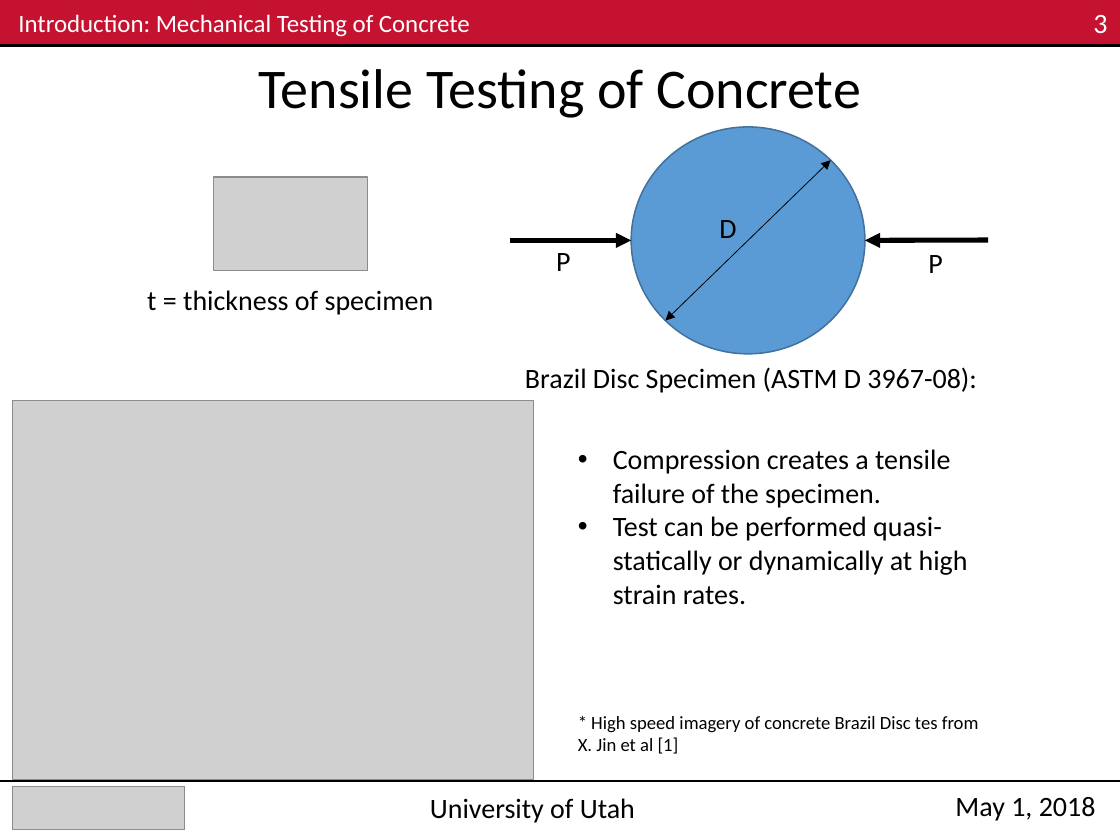
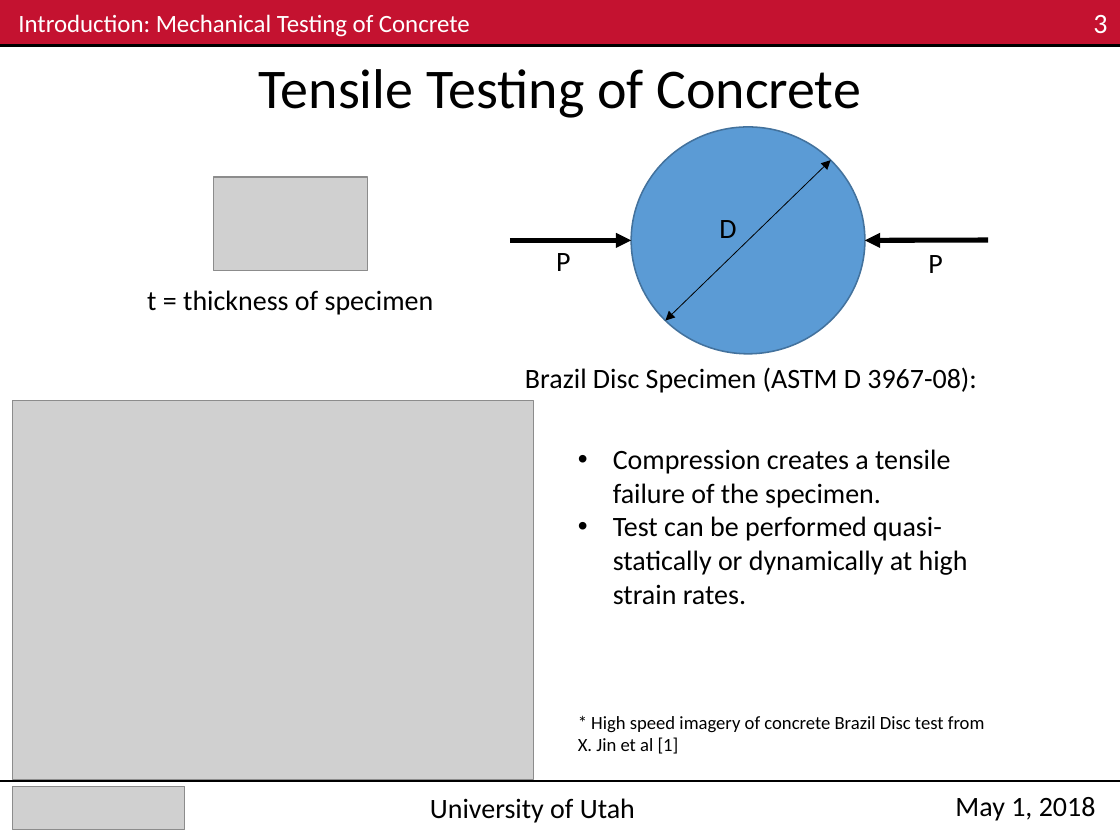
Before and after one commit to Mar-ten/PMAA_Fracture, a slide deck: slide 3 of ME EN 6960_Group4_Exp3_Final.pptx. Drawn at 1120x840 pixels with LibreOffice and Linux fonts; fonts in the diff are those of the drawing; grey boxes stand for pictures. Boxes give left, top, right and bottom in pixels: in the first picture for what was removed or moved away, otherwise in the second. Text is boxed around its words. In the diff, an @@ line names an element or a change of style, - is before the commit and + after.

Commit message:
presentation edit

```diff
--- a/ME EN 6960_Group4_Exp3_Final.pptx
+++ b/ME EN 6960_Group4_Exp3_Final.pptx
@@ text at (578, 716, 985, 754): text changed @@
-* High speed imagery of concrete Brazil Disc tes from X. Jin et al [1]
+* High speed imagery of concrete Brazil Disc test from X. Jin et al [1]
```
